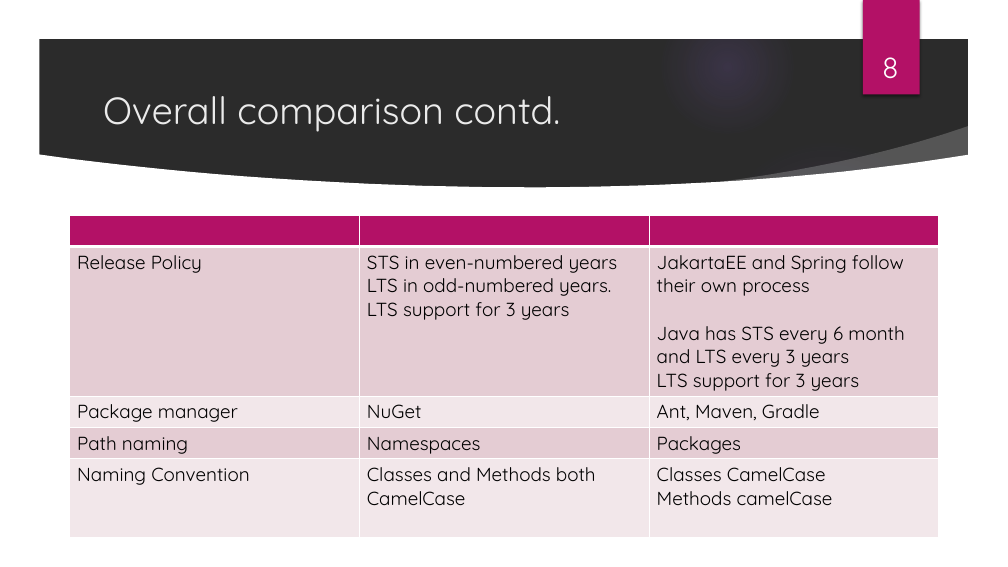
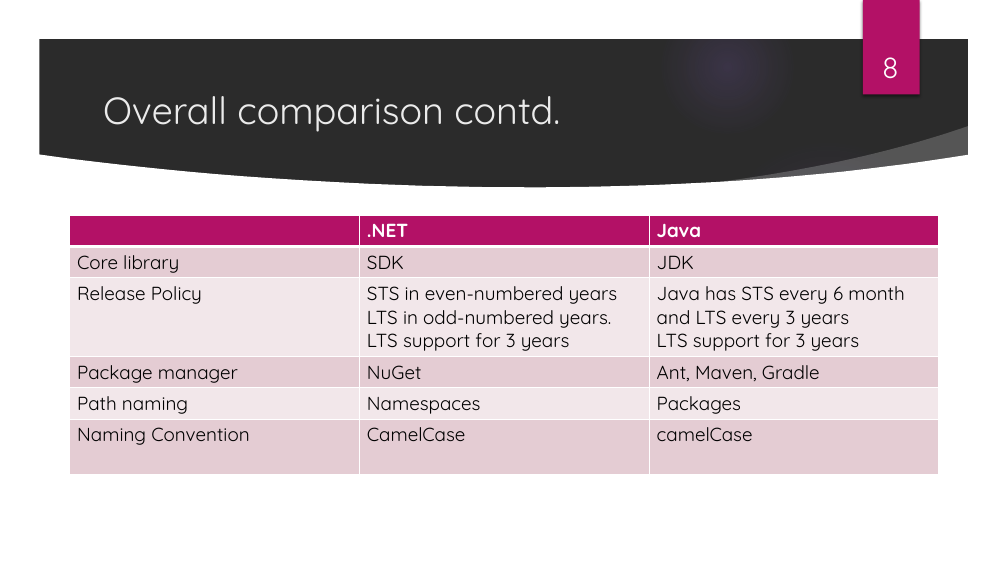
Before and after one commit to ThisVsThat-IT/java-vs-dotnet, a slide deck: slide 8 of Java vs dotnet.pptx. Drawn at 1008x567 pixels with LibreOffice and Linux fonts; fonts in the diff are those of the drawing; background and template pictures are left out; a plain dark background stands for a picture behind light text. Boxes give left, top, right and bottom in pixels: in the first picture for what was removed or moved away, otherwise in the second. Text is boxed around its words. In the diff, an @@ line names an element or a change of style, - is before the commit and + after.

```diff
--- a/Java vs dotnet.pptx
+++ b/Java vs dotnet.pptx
@@ table at (70,216,938,467) @@
-row 1:  |  | 
-row 2: Release Policy | STS in even-numbered years LTS in odd-numbered years. / LTS support for 3 years | JakartaEE and Spring follow their own process / Java has STS every 6 month and LTS every 3 years LTS support for 3 years
+row 1:  | .NET | Java
+row 2: Core library | SDK | JDK
+row 3: Release Policy | STS in even-numbered years LTS in odd-numbered years. / LTS support for 3 years | Java has STS every 6 month and LTS every 3 years LTS support for 3 years
-row 6, column 2: Classes and Methods both CamelCase
+row 6, column 2: CamelCase
-row 6, column 3: Classes CamelCase Methods camelCase
+row 6, column 3: camelCase
```
Also in this commit, not shown: 3 other slides changed.
